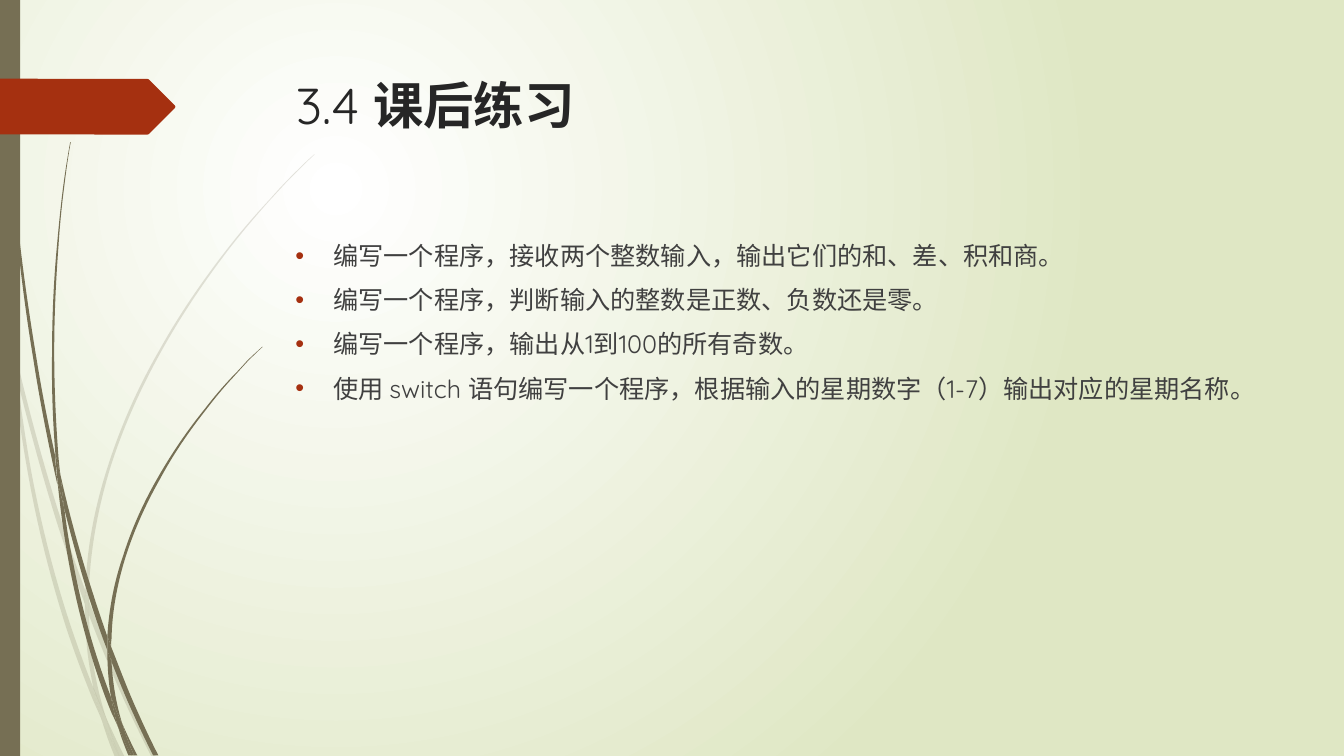
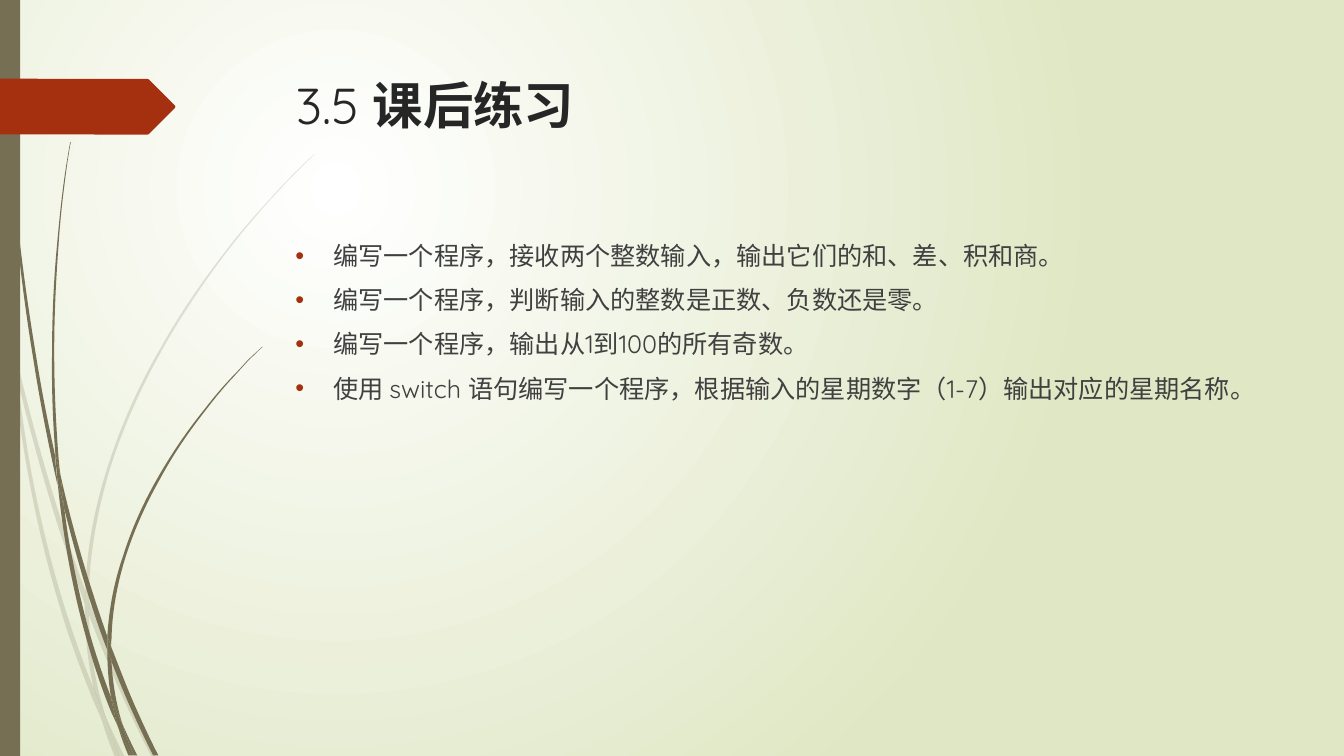
Before and after one commit to liuty2006/learn, a slide deck: slide 33 of learn_cpp/docs/C++语言培训.pptx (slide 32 before the commit). Drawn at 1344x756 pixels with LibreOffice and Linux fonts; fonts in the diff are those of the drawing. Boxes give left, top, right and bottom in pixels: in the first picture for what was removed or moved away, otherwise in the second. Text is boxed around its words. In the diff, an @@ line names an element or a change of style, - is before the commit and + after.

```diff
--- a/learn_cpp/docs/C++语言培训.pptx
+++ b/learn_cpp/docs/C++语言培训.pptx
@@ title at box(296, 81, 575, 129): text changed @@
-3.4 课后练习
+3.5 课后练习
```
Also in this commit, not shown: 4 other slides changed, 1 slide added, 1 other file.
